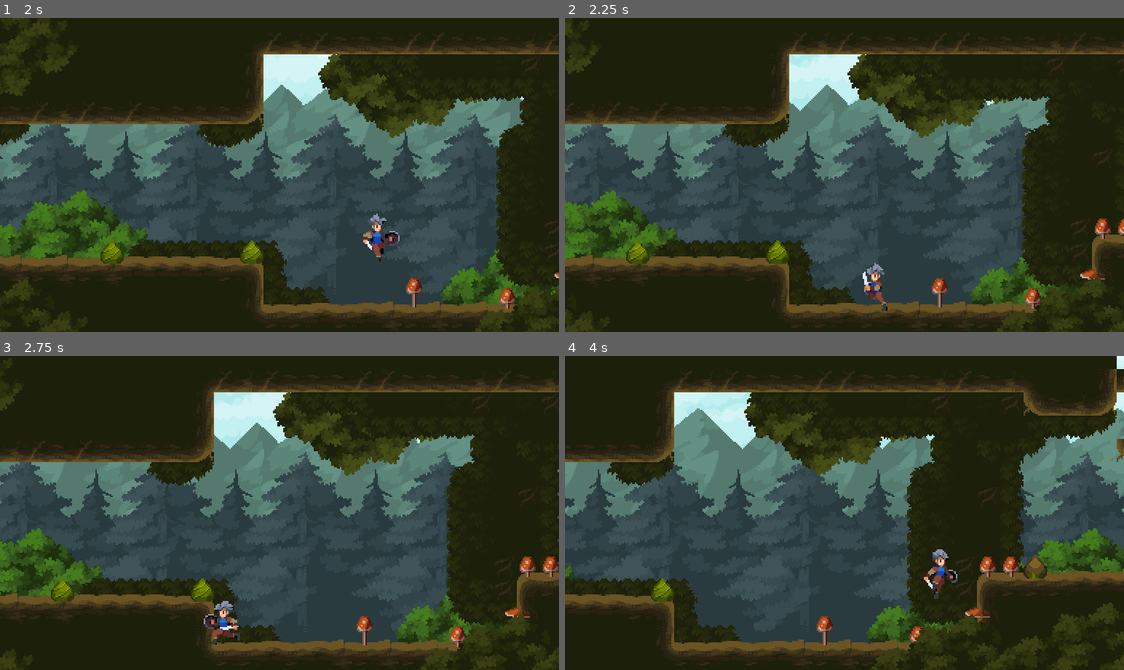
Above: before the commit, frames 1-4 (two rows, left to right).
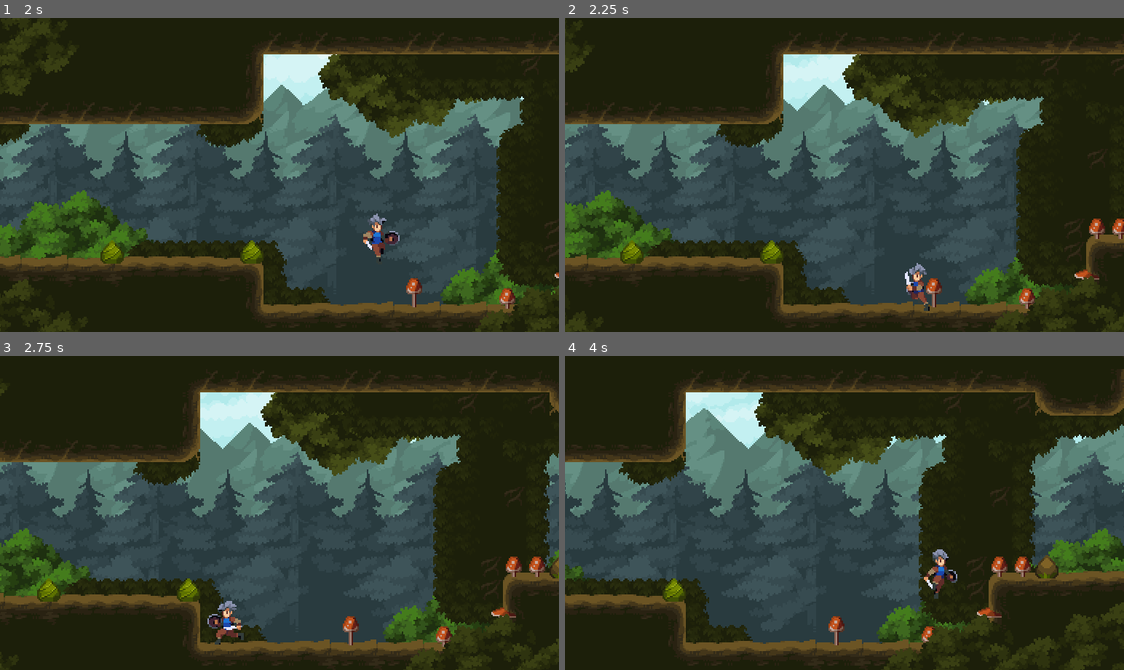
Above: after the commit, the same moments.

Repository: SunChJ/Godot_Learn
Game: Godot game, scene res://world.tscn
Two runs of this game, one before a commit and one after it. Both use one fixed random seed, a clock stepped at 60 frames per second and the inputs below.
Inputs:
- Up to frame 1 (2 s): tap Enter at 0.5 s; hold D (move_right) from 0.53 s (still down); tap Space (jump) at 0.77, 1.52 s
- Up to frame 2 (2.25 s): release D (move_right) at 2.03 s; hold A (move_left) from 2.03 s (still down)
- Up to frame 3 (2.75 s): keep holding A (move_left)
- Up to frame 4 (4 s): release A (move_left) at 2.78 s; hold D (move_right) from 2.78 s (still down); tap Space (jump) at 3.02, 3.77 s

Frame 1 is identical in both runs. In frame 2, 8.6% of the frame differs, in the area x 0-100%, y 1-100%; in frame 3, 15%, in the area x 0-100%, y 7-100%; in frame 4, 14%.

Commit message:
fix: adjust air_acceleration and velocity

Diff:
--- a/Legacy Fantasy/player.gd
+++ b/Legacy Fantasy/player.gd
@@ -14,9 +14,9 @@
 
 const RUN_SPEED := 160.0
 const FLOOR_ACCELERATION := RUN_SPEED / 0.2 # 0~RunSpeed needs 0.2s
-const AIR_ACCELERATION := RUN_SPEED / 0.02 # 0~RunSpeed needs 0.2s
+const AIR_ACCELERATION := RUN_SPEED / 0.1 # 0~RunSpeed needs 0.2s
 const JUMP_VELOCITY := -320.0 # In 2D - Y direction, jump up means -XXX
-const WALL_JUMP_VELOCITY := Vector2(1000,-320)
+const WALL_JUMP_VELOCITY := Vector2(500,-320)
 
 var default_gravity := ProjectSettings.get("physics/2d/default_gravity") as float
 var is_first_tick := false
